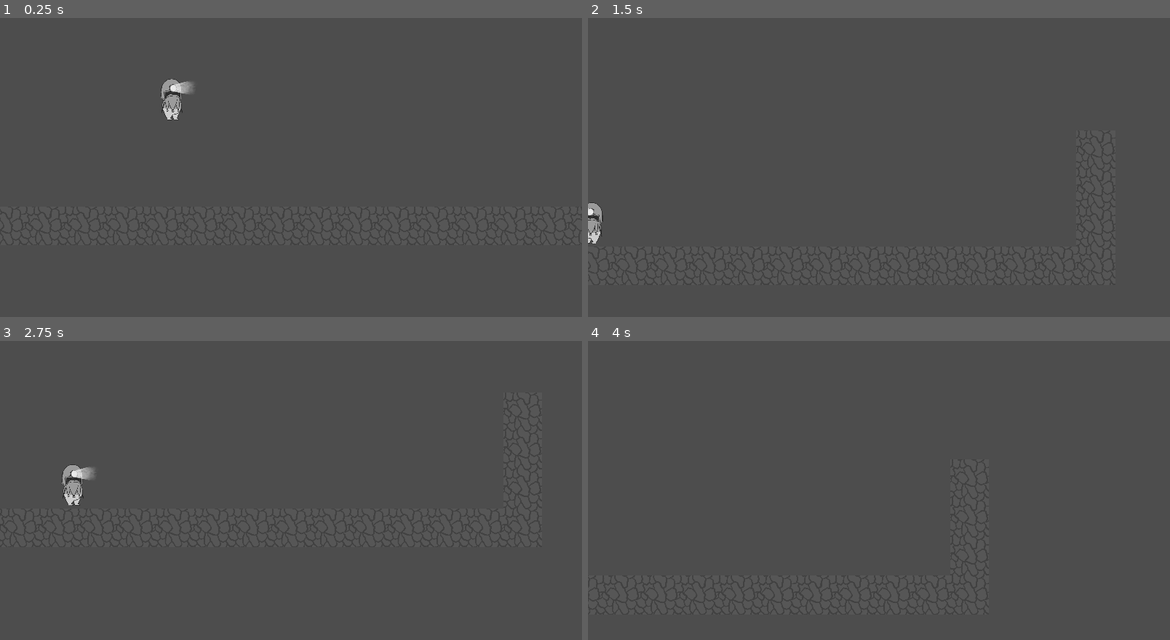
Above: before the commit, frames 1-4 (two rows, left to right).
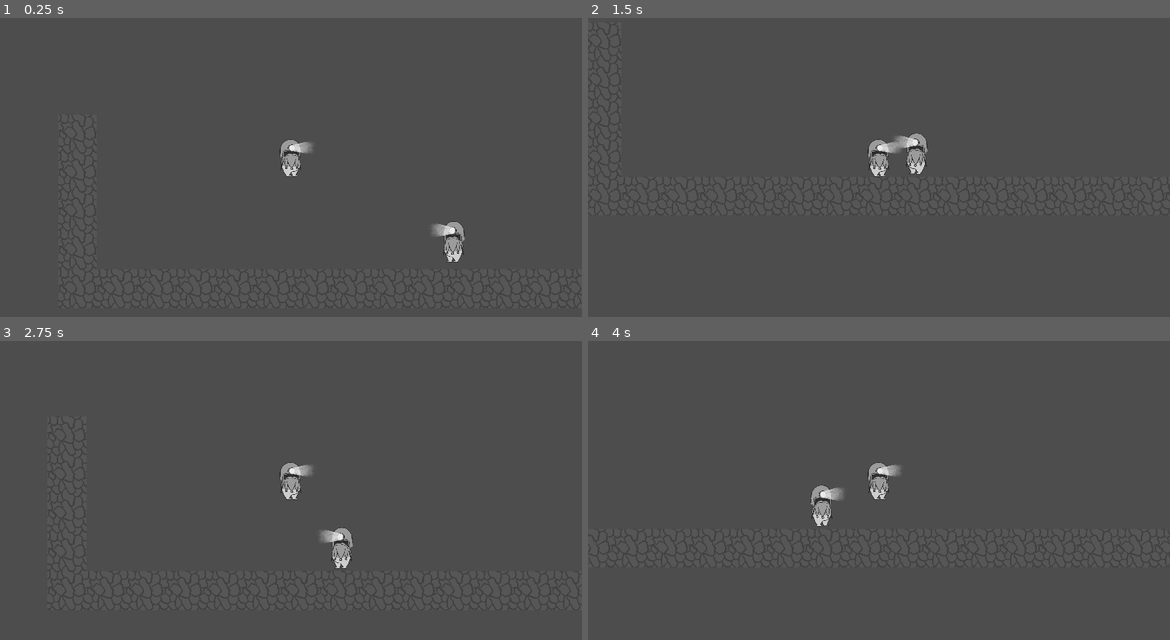
Above: after the commit, the same moments.

Repository: nksacayan/ProjectDarkAndDiggy
Game: Godot game, scene res://levels/test_level.tscn
Same seed, same stepped clock (60 frames per second), same inputs: the game is played once before the commit and once after it.
Inputs:
- Up to frame 1 (0.25 s): no input
- Up to frame 2 (1.5 s): hold D (move_right) from 0.53 s (still down); tap Space (jump) at 0.77 s
- Up to frame 3 (2.75 s): tap Space (jump) at 1.52 s; release D (move_right) at 2.03 s; hold A (move_left) from 2.03 s (still down)
- Up to frame 4 (4 s): release A (move_left) at 2.78 s; hold D (move_right) from 2.78 s (still down); tap Space (jump) at 3.02, 3.77 s

The runs differ from the first frame. In frame 1, 1.3% of the frame differs, in the area x 27-80%, y 20-82%; in frame 2, 1.1%; in frame 3, 1.3%, in the area x 10-61%, y 40-77%; in frame 4, 0.9%.

Commit message:
States Added
Patrol and Chase State

Diff:
--- a/enemy/kobold/kobold.tscn
+++ b/enemy/kobold/kobold.tscn
@@ -1,7 +1,10 @@
-[gd_scene load_steps=4 format=3 uid="uid://cmmwqu3w11y2e"]
+[gd_scene load_steps=7 format=3 uid="uid://cmmwqu3w11y2e"]
 
 [ext_resource type="Script" path="res://enemy/kobold/kobold_body.gd" id="1_g7ieu"]
 [ext_resource type="Texture2D" uid="uid://d3ypsypb2iomr" path="res://player/assets/sprites/test_dward.PNG" id="2_iw0ra"]
+[ext_resource type="Script" path="res://enemy/states/state_machine.gd" id="3_5jy2q"]
+[ext_resource type="Script" path="res://enemy/states/patrol_state.gd" id="4_2t6yl"]
+[ext_resource type="Script" path="res://enemy/states/chase_state.gd" id="5_rrv1x"]
 
 [sub_resource type="CapsuleShape2D" id="CapsuleShape2D_26s4o"]
 radius = 81.0
@@ -11,10 +14,36 @@
 script = ExtResource("1_g7ieu")
 
 [node name="Sprite2D" type="Sprite2D" parent="."]
+unique_name_in_owner = true
 position = Vector2(47, -5)
 scale = Vector2(1, 1.109)
 texture = ExtResource("2_iw0ra")
 
 [node name="CollisionShape2D" type="CollisionShape2D" parent="."]
-position = Vector2(1, 0)
 shape = SubResource("CapsuleShape2D_26s4o")
+
+[node name="PatrolBoundLeft" type="Marker2D" parent="."]
+unique_name_in_owner = true
+top_level = true
+position = Vector2(-174, 0)
+
+[node name="PatrolBoundRight" type="Marker2D" parent="."]
+unique_name_in_owner = true
+top_level = true
+position = Vector2(184, 0)
+
+[node name="PatrolBoundStart" type="Marker2D" parent="."]
+unique_name_in_owner = true
+top_level = true
+
+[node name="StateMachine" type="Node" parent="." node_paths=PackedStringArray("inital_state")]
+script = ExtResource("3_5jy2q")
+inital_state = NodePath("ChaseState")
+
+[node name="PatrolState" type="Node2D" parent="StateMachine" node_paths=PackedStringArray("enemy")]
+script = ExtResource("4_2t6yl")
+enemy = NodePath("../..")
+
+[node name="ChaseState" type="Node2D" parent="StateMachine" node_paths=PackedStringArray("enemy")]
+script = ExtResource("5_rrv1x")
+enemy = NodePath("../..")
--- a/enemy/kobold/kobold_body.gd
+++ b/enemy/kobold/kobold_body.gd
@@ -1,24 +1,24 @@
 extends CharacterBody2D
+class_name KoboldBody2D
 
-
-const _MOVE_SPEED: float = 50000.0
-const _JUMP_FORCE = -400.0
-
-var patrol_bound : float = 50.0
-var patrol_upper : float = 0.0
-var patrol_lower : float = 0.0
+#Marker2D for Patrol Bounds and Start position
+@onready var pb_right : Marker2D = %PatrolBoundRight
+@onready var pb_left : Marker2D = %PatrolBoundLeft
+@onready var pb_start : Marker2D = %PatrolBoundStart
+@onready var sprite2D : Sprite2D = %Sprite2D
 
 # Get the gravity from the project settings to be synced with RigidBody nodes.
 var _gravity: int = ProjectSettings.get_setting("physics/2d/default_gravity")
 
-var state : State
-var state_factory : StateFactory
+#Used to transform Velocity of movement
+var move_mod : MovementModifier = MovementModifier.RIGHT
+enum MovementModifier {
+	LEFT = -1,
+	CENTER = 0,
+	RIGHT = 1
+}
 
-func _ready():
-	state_factory = StateFactory.new()
-	change_state("patrol")
-	patrol_upper = position.x + patrol_bound
-	patrol_lower = position.x - patrol_bound
+
 
 func _physics_process(delta):
 	# Add the gravity.
@@ -27,15 +27,8 @@
 	# Fall.
 	velocity.y = velocity.y + _gravity * delta
 
-	move()
+	move_and_slide()
 
-func move():
-	state.move()
-
-func change_state(new_state_name):
-	if state != null:
-		state.queue_free()
-	state = state_factory.get_state(new_state_name).new()
-	print("state Created " + new_state_name)
-	state.setup(Callable(self, "change_state"),$Sprite2D, self)
-	add_child(state)
+func _flip_direction():
+	sprite2D.flip_h = not sprite2D.flip_h
+	move_mod *= -1
--- /dev/null
+++ b/enemy/states/chase_state.gd
@@ -0,0 +1,27 @@
+extends State
+class_name ChaseState
+
+var player: CharacterBody2D
+@export var enemy: KoboldBody2D
+@export var move_speed : float = 500.0
+
+func enter():
+	player = get_tree().get_first_node_in_group("Player")
+
+
+func exit():
+	pass
+
+func update(_delta:float):
+	pass
+
+func physics_update(_delta:float):
+
+	enemy.velocity.x = enemy.move_mod * move_speed
+
+	if player.global_position.x - enemy.global_position.x < 0 \
+		and enemy.move_mod == enemy.MovementModifier.RIGHT:
+			enemy._flip_direction()
+	if player.global_position.x - enemy.global_position.x > 0 \
+		and enemy.move_mod == enemy.MovementModifier.LEFT:
+			enemy._flip_direction()
--- a/enemy/states/patrol_state.gd
+++ b/enemy/states/patrol_state.gd
@@ -1,42 +1,18 @@
 extends State
-
 class_name PatrolState
 
-var move_mod : MovementModifier = MovementModifier.CENTER;
 
-var patrol_bound : float = 500.0
-var patrol_upper : float = 0.0
-var patrol_lower : float = 0.0
-
-enum MovementModifier {
-	LEFT = -1,
-	CENTER = 0,
-	RIGHT = 1
-}
+@export var enemy: KoboldBody2D
+@export var move_speed : float = 500.0
 
 
-func _ready():
-	print("Patrol Ready")
-	move_mod = MovementModifier.RIGHT
-	patrol_upper = persistent_state.position.x + patrol_bound
-	patrol_lower = persistent_state.position.x - patrol_bound
 
-#change_state.call_func("chase") will change State to Chase
-func _physics_process(_delta):
-	print(" - Calling Patrol Physics ")
-	persistent_state.velocity.x = persistent_state._MOVE_SPEED * move_mod * _delta
-	persistent_state.move_and_slide()
-
-
-func _flip_direction():
-	sprite2D.flip_h = not sprite2D.flip_h
-	move_mod = move_mod * -1
-	print("Flipped")
-
-
-func move():
-	print(" - Calling Patrol move ")
-	print(persistent_state.position)
-	print(patrol_upper)
-	if persistent_state.position.x >= patrol_upper || persistent_state.position.x <= patrol_lower:
-		_flip_direction()
+func physics_update(_delta:float):
+	if enemy:
+		enemy.velocity.x = move_speed * enemy.move_mod
+		if enemy.global_position.x >= enemy.pb_right.global_position.x \
+			and enemy.move_mod == enemy.MovementModifier.RIGHT :
+			enemy._flip_direction()
+		if enemy.global_position.x <= enemy.pb_left.global_position.x \
+			and enemy.move_mod == enemy.MovementModifier.LEFT :
+			enemy._flip_direction()
--- a/enemy/states/state.gd
+++ b/enemy/states/state.gd
@@ -1,23 +1,17 @@
 # state.gd
-
 extends Node2D
-
 class_name State
 
-var change_state #Callable Function to Change between Patrol and Chase State
-var sprite2D #Enemy Sprit, used to flip when changing directions
-var persistent_state # "Enemy" Unit. Should be kobolod_body.gd
-var velocity = 0
+signal transitioned
 
-# Writing _delta instead of delta here prevents the unused variable warning.
-func _physics_process(_delta):
-	print(" - Calling State Physics ")
-	persistent_state.move_and_slide(persistent_state.velocity, Vector2.UP) #This IDK what its for but the godot docs had it sooo
+func enter():
+	pass
 
-func setup(change_state, sprite2D, persistent_state):
-	self.change_state = change_state
-	self.sprite2D = sprite2D
-	self.persistent_state = persistent_state
+func exit():
+	pass
 
-func move(): #Passes movement implementation to the individual states.
+func update(_delta:float):
 	pass
+
+func physics_update(_delta:float):
+	pass
--- a/enemy/states/state_factory.gd
+++ /dev/null
@@ -1,15 +0,0 @@
-class_name StateFactory
-
-var states : Dictionary
-
-func _init():
-	states = {
-		"patrol": PatrolState,
-		#"chase": ChaseState
-}
-
-func get_state(state_name):
-	if states.has(state_name):
-		return states.get(state_name)
-	else:
-		printerr("No state ", state_name, " in state factory!")
--- /dev/null
+++ b/enemy/states/state_machine.gd
@@ -0,0 +1,36 @@
+extends Node
+
+@export var inital_state : State
+var current_state : State
+var states : Dictionary = {}
+
+func _ready():
+	for child in get_children():
+		if child is State:
+			states[child.name.to_lower()] = child
+			child.transitioned.connect(on_child_transition)
+	if inital_state:
+		inital_state.enter()
+		current_state = inital_state
+
+func _process(delta):
+	if current_state:
+		current_state.update(delta)
+
+func _physics_process(delta):
+	if current_state:
+		current_state.physics_update(delta)
+
+func on_child_transition(state, new_state_name):
+	if state != current_state:
+		return
+
+	var new_state = states.get(new_state_name.to_lower())
+	if !new_state:
+		return
+
+	if current_state:
+		current_state.exit()
+
+	new_state.enter()
+	current_state = new_state
--- a/levels/test_level.tscn
+++ b/levels/test_level.tscn
@@ -12,7 +12,17 @@
 layer_0/tile_data = PackedInt32Array(196608, 0, 0, 196609, 0, 0, 196610, 0, 0, 196611, 0, 0, 196612, 0, 0, 196613, 0, 0 …(271 unchanged characters)…
 
 [node name="PlayerBody" parent="." instance=ExtResource("2_yqqgh")]
-visible = false
-position = Vector2(992, 416)
 
 [node name="Kobold" parent="." instance=ExtResource("3_5ebml")]
+position = Vector2(1076, 526)
+
+[node name="PatrolBoundLeft" parent="Kobold" index="2"]
+position = Vector2(44, 630)
+
+[node name="PatrolBoundRight" parent="Kobold" index="3"]
+position = Vector2(2712, 652)
+
+[node name="PatrolBoundStart" parent="Kobold" index="4"]
+position = Vector2(1261, 651)
+
+[editable path="Kobold"]
--- a/player/player.tscn
+++ b/player/player.tscn
@@ -8,7 +8,7 @@
 radius = 64.0
 height = 250.0
 
-[node name="PlayerBody" type="CharacterBody2D"]
+[node name="PlayerBody" type="CharacterBody2D" groups=["Player"]]
 script = ExtResource("1_eeh5k")
 metadata/_edit_group_ = true
 
